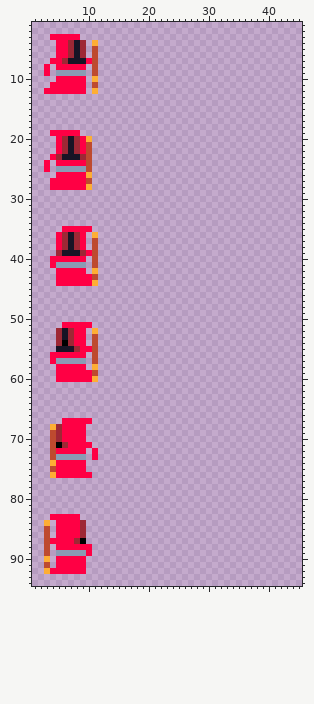
Sprite sheet -- res/actors.png. Above is the file before it was changed.
The file is 64x96 pixels. Shown: x 1..45, y 1..94.
New version:
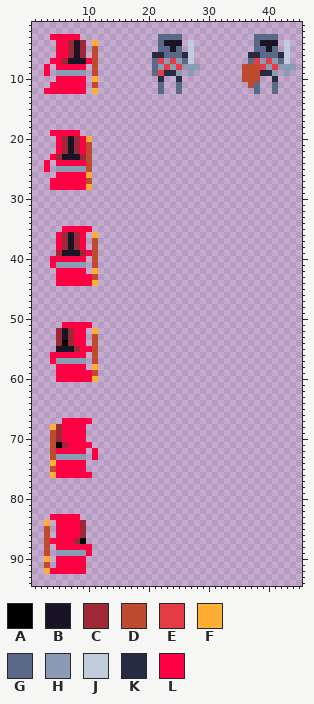
Palette (. is transparent): A #000000  B #181425  C #9e2835  D #be4a2f  E #e43b44  F #feae34  G #5a6988  H #8b9bb4  J #c0cbdc  K #262b44  L #ff0044
What changed:
Colour B is added in row 4 at x 23 to 25 and 39 to 41; in row 5 at x 24 and 40.
Colour D is added in rows 8 to 10 at x 36 to 38; in row 11 at x 37.
Colour E is added in row 7 at x 22, 24, 38 and 40; in row 8 at x 23, 25, 39 and 41; in row 9 at x 22.
Colour G is added in row 3 at x 22 to 25 and 38 to 41; in row 4 at x 22 and 38; in row 5 at x 22 to 23, 25, 38 to 39 and 41; in row 6 at x 23 to 25 and 39 to 41; in row 7 at x 21, 26, 37 and 42; in rows 8 to 9 at x 21.
Colour G is added in rows 11 to 12 at x 22, 25, 38 and 41.
Colour H is added in row 7 at x 23, 25, 39 and 41; in row 8 at x 22, 24, 26 to 28, 40 and 42 to 44; in row 9 at x 25, 27, 41 and 43.
Colour J is added in rows 4 to 7 at x 27 and 43.
Colour K is added in row 6 at x 21 to 22, 26, 37 to 38 and 42; in row 9 at x 23 to 24 and 39 to 40; in row 10 at x 22, 25 and 41.
Where, in picture pixels (left, top, right, bottom), the same in both pictures:
added: (152, 34, 200, 94)
added: (242, 34, 296, 94)
